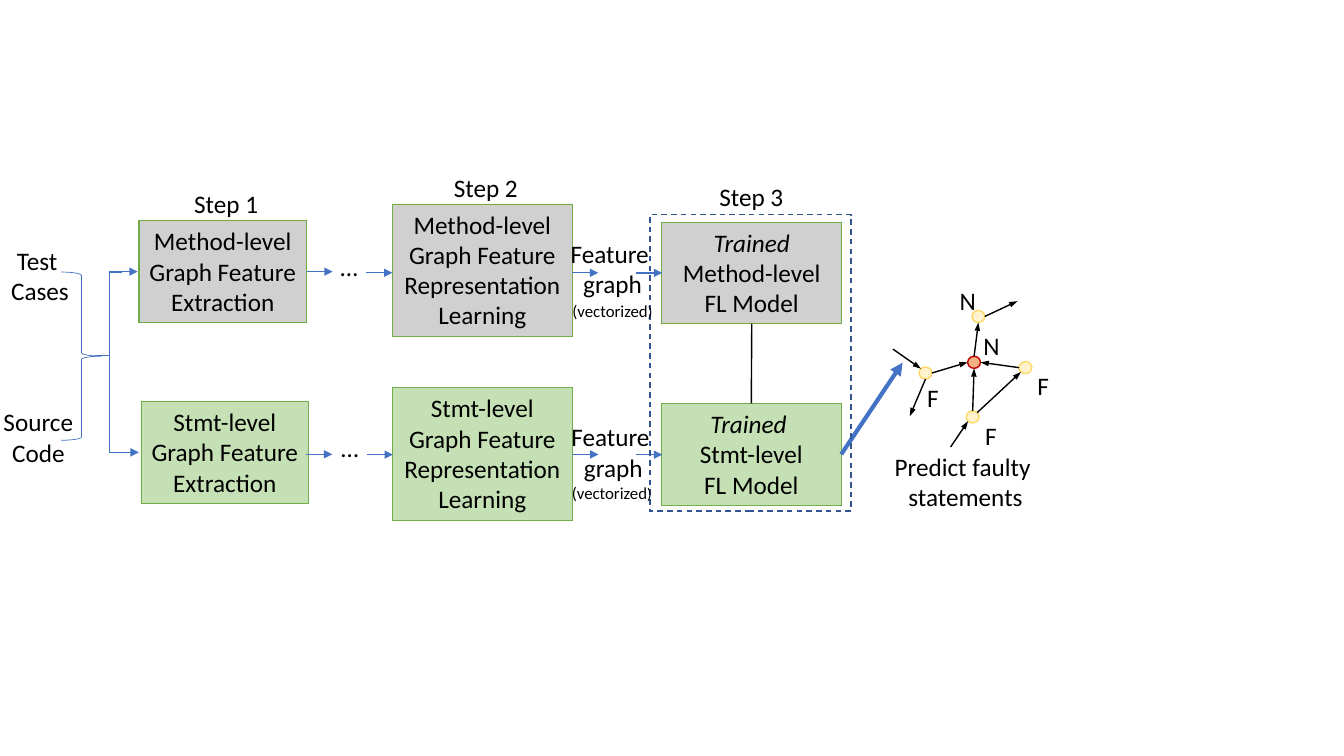
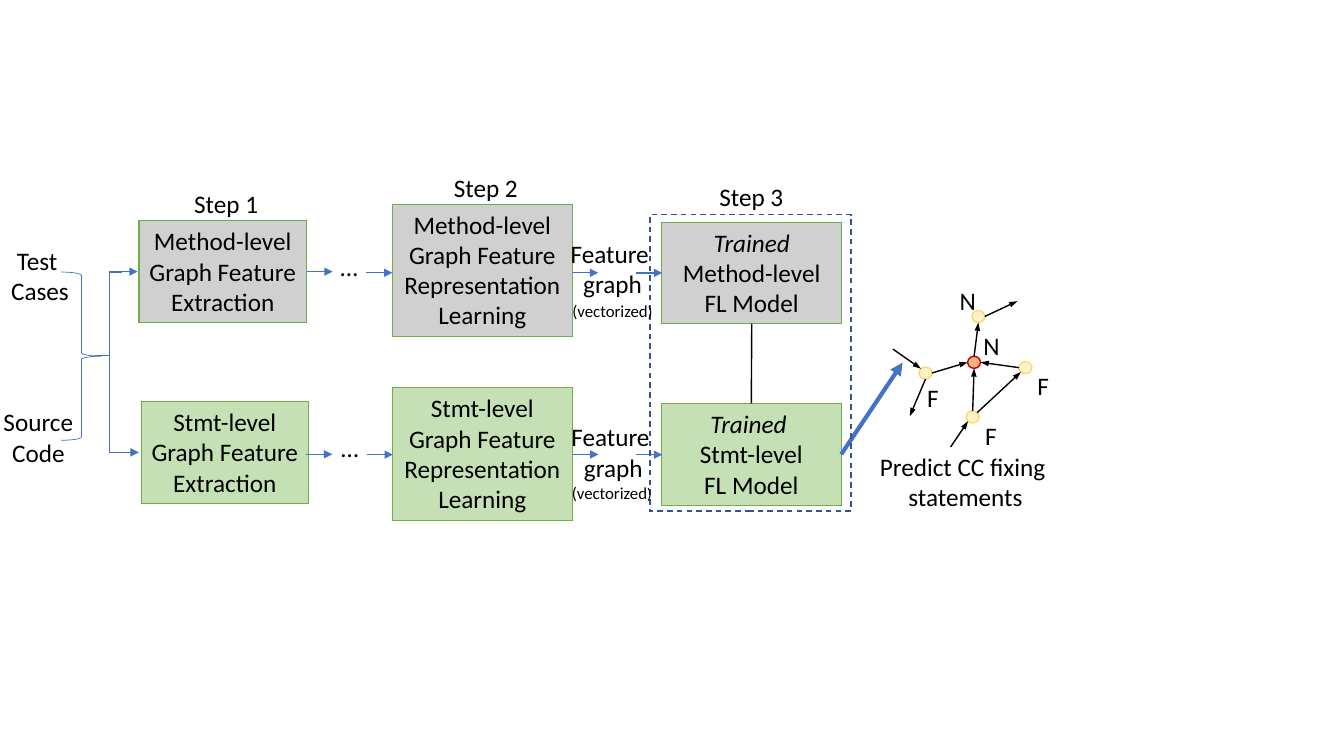
Before and after one commit to tien-n-nguyen/fixlocator, a slide deck: slide 18 of Figures.pptx. Drawn at 1344x756 pixels with LibreOffice and Linux fonts; fonts in the diff are those of the drawing; grey boxes stand for pictures. Boxes give left, top, right and bottom in pixels: in the first picture for what was removed or moved away, otherwise in the second. Text is boxed around its words. In the diff, an @@ line names an element or a change of style, - is before the commit and + after.

```diff
--- a/Figures.pptx
+++ b/Figures.pptx
@@ text "Predict CC fixing": place and size @@
-text "Predict CC fixing" at (895,458,1030,507)
+text "Predict CC fixing" at (880,458,1045,507)
@@ text at (880,458,1045,481): text changed @@
-Predict faulty
+Predict CC fixing
```
Also in this commit, not shown: 1 slide added, 2 other files.
